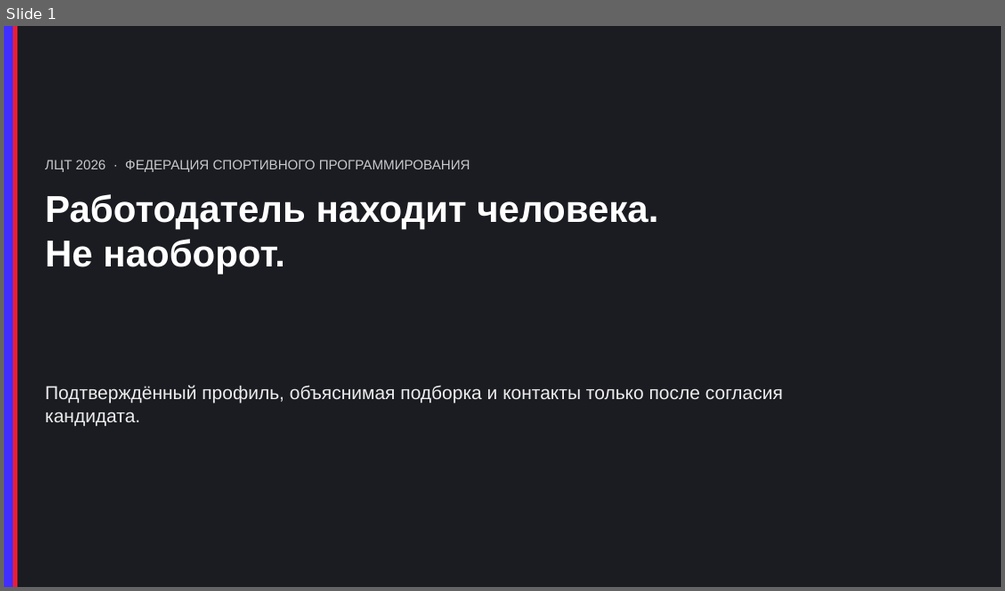
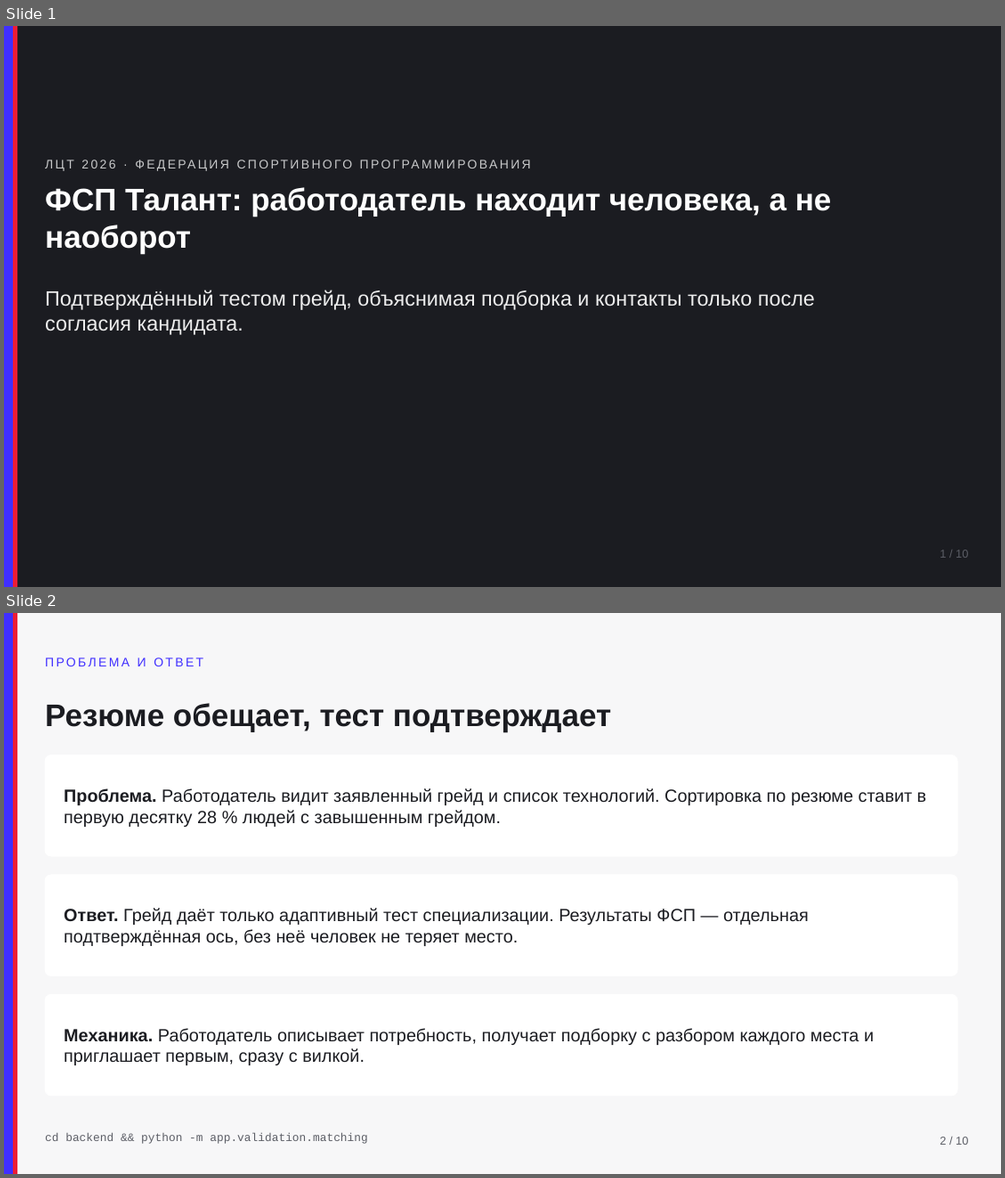
Before and after one commit to KonkovDV/fsp-talent, a slide deck: docs/pitch.pptx. Shown one above the other, each under a label of ours: slide 1 before the commit, slides 1 and 2 after it. The pictures are 1005x591 and 1005x1178 pixels, drawn with LibreOffice and Linux fonts; fonts in the diff are those of the drawing. Boxes give left, top, right and bottom in pixels: in the first picture for what was removed or moved away, otherwise in the second. Text is boxed around its words. In the diff, an @@ line names an element or a change of style, - is before the commit and + after.

Commit message:
Питч переделан на десять слайдов со скриншотами стенда: HTML, PPTX и PDF собираются из одного источника, у каждой цифры есть команда, а пример оси ФСП закреплён тестом.

```diff
--- a/docs/pitch.pptx
+++ b/docs/pitch.pptx
@@ slide 2 added at (4, 613, 1001, 1174), background #F7F7F8 @@
@@ rectangle added at (4, 613, 13, 1174), fill #402FFF @@
@@ rectangle added at (13, 613, 17, 1174), fill #EC1D35 @@
@@ text added at (45, 657, 203, 666), 12 pt, text #402FFF @@
+ПРОБЛЕМА И ОТВЕТ
@@ text added at (45, 703, 611, 732), 30 pt, text #1B1C21, bold @@
+Резюме обещает, тест подтверждает
@@ rounded rectangle added at (45, 755, 957, 856), fill #FFFFFF, outline #FFFFFF 1 pt @@
@@ text added at (64, 788, 927, 827), 17 pt, text #1B1C21 @@
+Проблема. Работодатель видит заявленный грейд и список технологий. Сортировка по резюме ставит в первую десятку 28 % людей с завышенным грейдом.
@@ rounded rectangle added at (45, 875, 957, 976), fill #FFFFFF, outline #FFFFFF 1 pt @@
@@ text added at (64, 908, 809, 946), 17 pt, text #1B1C21 @@
+Ответ. Грейд даёт только адаптивный тест специализации. Результаты ФСП — отдельная подтверждённая ось, без неё человек не теряет место.
@@ rounded rectangle added at (45, 995, 957, 1095), fill #FFFFFF, outline #FFFFFF 1 pt @@
@@ text added at (64, 1028, 874, 1065), 17 pt, text #1B1C21 @@
+Механика. Работодатель описывает потребность, получает подборку с разбором каждого места и приглашает первым, сразу с вилкой.
@@ text added at (45, 1132, 367, 1143), 11 pt, text #5C5E66 @@
+cd backend && python -m app.validation.matching
@@ text added at (939, 1136, 968, 1144), 11 pt, text #5C5E66 @@
+2 / 10
@@ slide 1 changed as well @@
@@ text "ЛЦТ 2026 · ФЕДЕРАЦИЯ СПОРТИВНОГО ..." at (45, 153, 942, 176): size 13 to 12 pt, letter spacing 0 to 2 pt @@
@@ text at (45, 187, 832, 253): text changed; size 36 to 30 pt @@
-Работодатель находит человека.
-Не наоборот.
+ФСП Талант: работодатель находит человека, а не наоборот
@@ text at (45, 289, 815, 335): text changed; size 18 to 20 pt @@
-Подтверждённый профиль, объяснимая подборка и контакты только после согласия кандидата.
+Подтверждённый тестом грейд, объяснимая подборка и контакты только после согласия кандидата.
@@ text added at (939, 549, 968, 557), 11 pt, text #5C5E66 @@
+1 / 10
```
Also in this commit, not shown: 8 other slides added, 6 slides removed, 9 other files.
